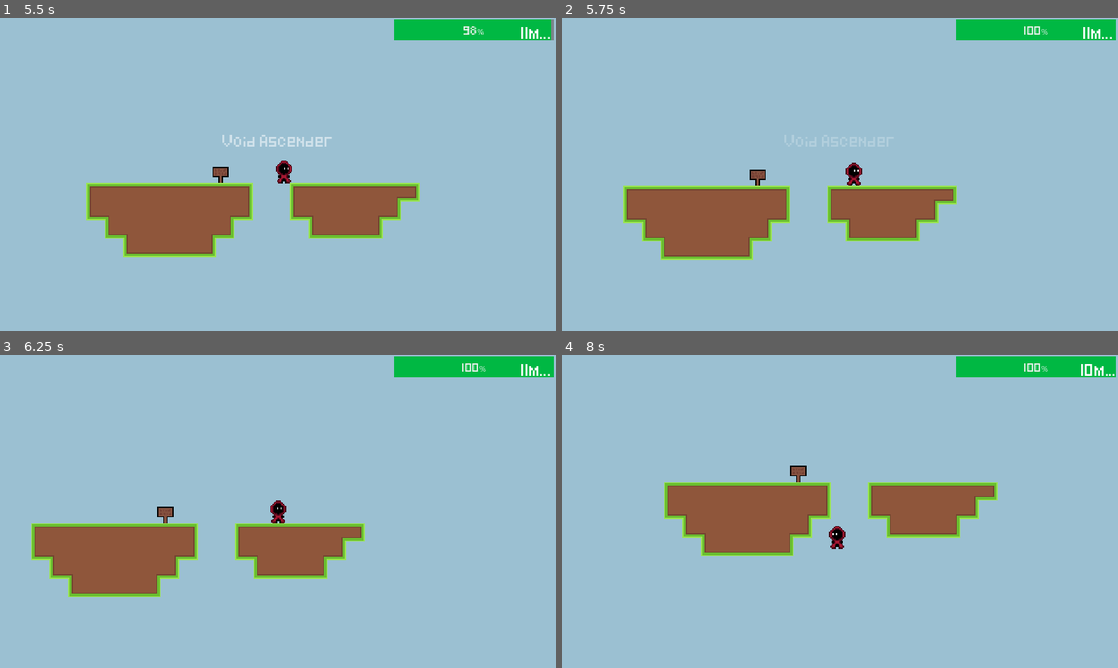
Above: before the commit, frames 1-4 (two rows, left to right).
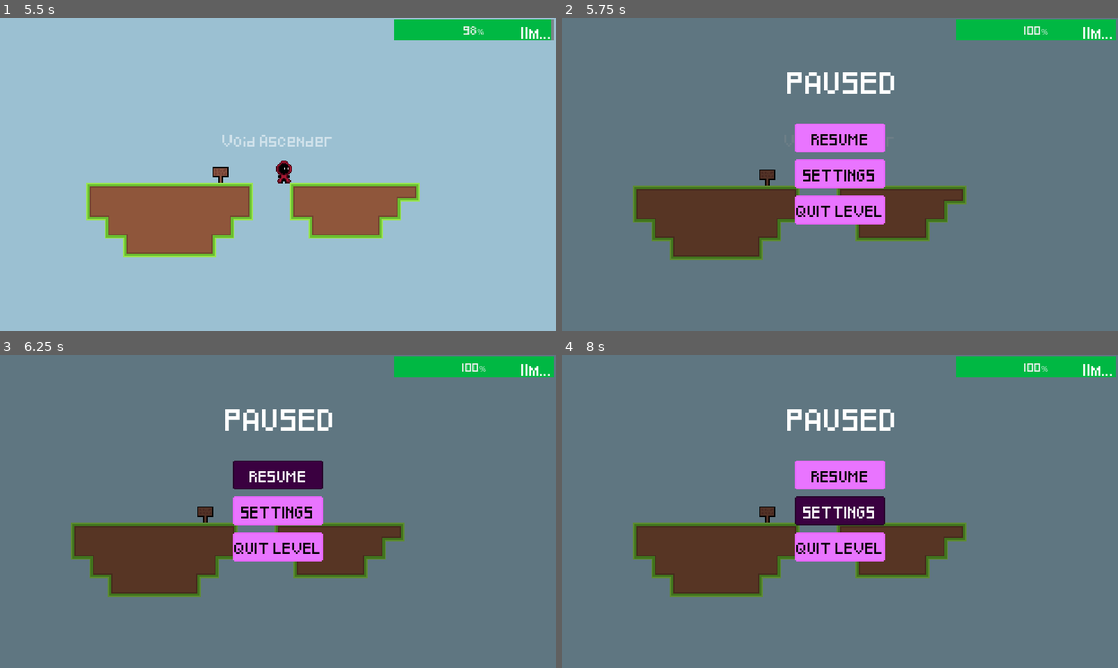
Above: after the commit, the same moments.

Repository: StormLight14/void-ascender
Game: Godot game, scene res://ui/level_select.tscn
Two runs of this game, one before a commit and one after it. Both use one fixed random seed, a clock stepped at 60 frames per second and the inputs below. This scene is started directly instead of the project's main scene. Sound files missing from this copy of the repository are replaced by a short silence.
Inputs (mouse positions are in pixels of both pictures, inside the frame that each line leads up to):
- Up to frame 1 (5.5 s): tap Enter at 0.5 s; hold D (right) 0.53-1.25 s; hold Shift (climb) 0.53-1.25 s; tap Space (jump) at 0.77, 3.02, 4.52, 5.27 s; click "Tutorial Level" at 1.25 s; click "START FROM BEGINNING" at 2 s; hold D (right) 2.78-3.53 s; tap E (interact) at 2.85, 4.35 s; hold A (left) 3.53-4.28 s; hold Shift (climb) 3.53-4.28 s; hold D (right) from 4.28 s (still down); hold Shift (climb) from 5.03 s (still down)
- Up to frame 2 (5.75 s): keep holding D (right); keep holding Shift (climb); tap Escape (ui_cancel) at 5.65 s
- Up to frame 3 (6.25 s): release D (right) at 5.75 s; release Shift (climb) at 5.75 s; click (278, 473) at 5.75 s, where only the run after the commit has a clickable "RESUME"
- Up to frame 4 (8 s): click (840, 511) at 6.5 s, where only the run after the commit has a clickable "SETTINGS"; hold A (left) from 7.28 s (still down); tap E (interact) at 7.35 s

Frame 1 is identical in both runs. In frame 2, 98% of the frame differs, in the area x 0-100%, y 0-100%; in frame 3, 98%; in frame 4, 98%.

Commit message:
add pause menu

Diff:
--- a/autoloads/Global.gd
+++ b/autoloads/Global.gd
@@ -1,6 +1,8 @@
 extends Node2D
 
 var ui_open = false
+var in_game = false
+
 var level_data = {
 	0: { # tutorial
 		"completed": false,
@@ -16,6 +18,17 @@
 	},
 }
 var deaths = 0
+
+func _process(_delta):
+	if Input.is_action_just_pressed("ui_cancel") and in_game:
+		if ui_open == false:
+			ui_open = true
+			%PauseUI.visible = true
+			get_tree().paused = true
+		elif %PauseUI.visible == true:
+			%PauseUI.visible = false
+			ui_open = false
+			get_tree().paused = false
 
 func broadcast(messages, seconds = 5, font_size = 8, offset = Vector2(0, -30)):
 	%BroadcastLabel.text = messages[0]
--- a/autoloads/Global.tscn
+++ b/autoloads/Global.tscn
@@ -1,6 +1,7 @@
-[gd_scene load_steps=6 format=3 uid="uid://botv6f64mvdwl"]
+[gd_scene load_steps=7 format=3 uid="uid://botv6f64mvdwl"]
 
 [ext_resource type="Script" path="res://autoloads/Global.gd" id="1_qgel2"]
+[ext_resource type="PackedScene" uid="uid://dhkqo57cau63" path="res://ui/pause_ui.tscn" id="2_ogdui"]
 
 [sub_resource type="Animation" id="Animation_x3vgb"]
 length = 0.001
@@ -79,6 +80,10 @@
 vertical_alignment = 1
 autowrap_mode = 2
 
+[node name="PauseUI" parent="GlobalUI" instance=ExtResource("2_ogdui")]
+unique_name_in_owner = true
+visible = false
+
 [node name="AnimationPlayer" type="AnimationPlayer" parent="."]
 unique_name_in_owner = true
 libraries = {
--- a/player/player.gd
+++ b/player/player.gd
@@ -31,6 +31,8 @@
 signal killed
 
 func _ready():
+	Global.in_game = true
+
 	animated_sprite_2d.play("idle")
 	update_climb_ui()
 	stamina_bar.max_value = MAX_STAMINA
--- a/project.godot
+++ b/project.godot
@@ -77,6 +77,12 @@
 , Object(InputEventJoypadButton,"resource_local_to_scene":false,"resource_name":"","device":-1,"button_index":0,"pressure":0.0,"pressed":true,"script":null)
 ]
 }
+ui_cancel={
+"deadzone": 0.5,
+"events": [Object(InputEventKey,"resource_local_to_scene":false,"resource_name":"","device":0,"window_id":0,"alt_pressed":false,"shift_pressed":false,"ctrl_pressed":false,"meta_pressed":false,"pressed":false,"keycode":4194305,"physical_keycode":0,"key_label":0,"unicode":0,"echo":false,"script":null)
+, Object(InputEventJoypadButton,"resource_local_to_scene":false,"resource_name":"","device":-1,"button_index":1,"pressure":0.0,"pressed":true,"script":null)
+]
+}
 left={
 "deadzone": 0.5,
 "events": [Object(InputEventKey,"resource_local_to_scene":false,"resource_name":"","device":-1,"window_id":0,"alt_pressed":false,"shift_pressed":false,"ctrl_pressed":false,"meta_pressed":false,"pressed":false,"keycode":0,"physical_keycode":65,"key_label":0,"unicode":97,"echo":false,"script":null)
@@ -105,15 +111,6 @@
 "events": [Object(InputEventKey,"resource_local_to_scene":false,"resource_name":"","device":-1,"window_id":0,"alt_press …(182 unchanged characters)…
 , Object(InputEventJoypadMotion,"resource_local_to_scene":false,"resource_name":"","device":-1,"axis":5,"axis_value":1.0,"script":null)
 , Object(InputEventJoypadMotion,"resource_local_to_scene":false,"resource_name":"","device":-1,"axis":4,"axis_value":1.0,"script":null)
-]
-}
-dialogic_default_action={
-"deadzone": 0.5,
-"events": [Object(InputEventKey,"resource_local_to_scene":false,"resource_name":"","device":0,"window_id":0,"alt_pressed":false,"shift_pressed":false,"ctrl_pressed":false,"meta_pressed":false,"pressed":false,"keycode":4194309,"physical_keycode":0,"key_label":0,"unicode":0,"echo":false,"script":null)
-, Object(InputEventMouseButton,"resource_local_to_scene":false,"resource_name":"","device":-1,"window_id":0,"alt_pressed":false,"shift_pressed":false,"ctrl_pressed":false,"meta_pressed":false,"button_mask":0,"position":Vector2(0, 0),"global_position":Vector2(0, 0),"factor":1.0,"button_index":1,"canceled":false,"pressed":true,"double_click":false,"script":null)
-, Object(InputEventKey,"resource_local_to_scene":false,"resource_name":"","device":0,"window_id":0,"alt_pressed":false,"shift_pressed":false,"ctrl_pressed":false,"meta_pressed":false,"pressed":false,"keycode":88,"physical_keycode":0,"key_label":0,"unicode":0,"echo":false,"script":null)
-, Object(InputEventJoypadButton,"resource_local_to_scene":false,"resource_name":"","device":0,"button_index":0,"pressure":0.0,"pressed":false,"script":null)
-, Object(InputEventJoypadButton,"resource_local_to_scene":false,"resource_name":"","device":-1,"button_index":1,"pressure":0.0,"pressed":true,"script":null)
 ]
 }
 interact={
--- /dev/null
+++ b/ui/pause_ui.tscn
@@ -0,0 +1,55 @@
+[gd_scene load_steps=2 format=3 uid="uid://dhkqo57cau63"]
+
+[ext_resource type="Theme" uid="uid://cmdts4siji57p" path="res://assets/themes/main/main_theme.tres" id="1_hklnr"]
+
+[node name="PauseUI" type="Control"]
+layout_mode = 3
+anchors_preset = 15
+anchor_right = 1.0
+anchor_bottom = 1.0
+grow_horizontal = 2
+grow_vertical = 2
+
+[node name="ColorRect" type="ColorRect" parent="."]
+layout_mode = 1
+anchors_preset = 15
+anchor_right = 1.0
+anchor_bottom = 1.0
+grow_horizontal = 2
+grow_vertical = 2
+color = Color(0, 0, 0, 0.388235)
+
+[node name="Label" type="Label" parent="."]
+layout_mode = 2
+offset_top = 30.0
+offset_right = 484.0
+offset_bottom = 76.0
+text = "PAUSED"
+horizontal_alignment = 1
+vertical_alignment = 1
+
+[node name="CenterContainer" type="CenterContainer" parent="."]
+layout_mode = 1
+anchors_preset = 15
+anchor_right = 1.0
+anchor_bottom = 1.0
+grow_horizontal = 2
+grow_vertical = 2
+
+[node name="VBoxContainer" type="VBoxContainer" parent="CenterContainer"]
+layout_mode = 2
+
+[node name="Resume" type="Button" parent="CenterContainer/VBoxContainer"]
+layout_mode = 2
+theme = ExtResource("1_hklnr")
+text = "RESUME"
+
+[node name="Settings" type="Button" parent="CenterContainer/VBoxContainer"]
+layout_mode = 2
+theme = ExtResource("1_hklnr")
+text = "SETTINGS"
+
+[node name="Quit" type="Button" parent="CenterContainer/VBoxContainer"]
+layout_mode = 2
+theme = ExtResource("1_hklnr")
+text = "QUIT LEVEL"
